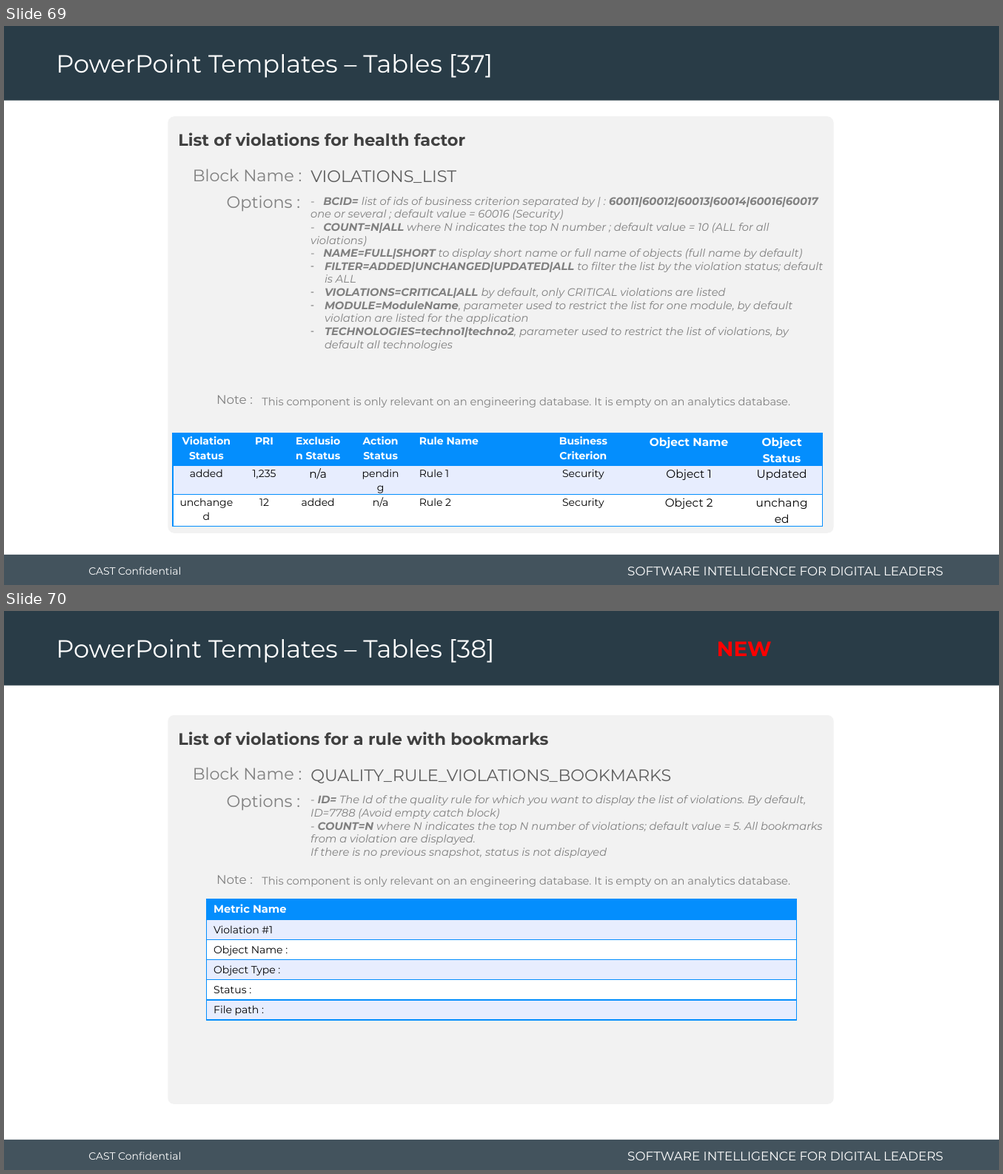
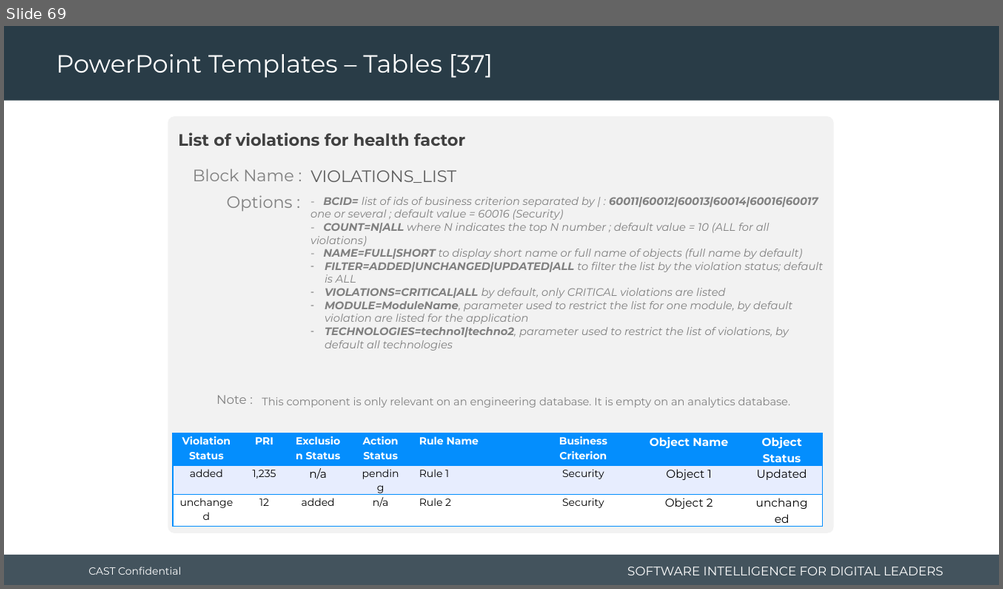
Before and after one commit to CAST-projects/ReportGenerator, a slide deck: CastReporting.Reporting/TemplatesFiles/1- Powerpoint-components-library.pptx. Shown one above the other, each under a label of ours: slides 69 and 70 before the commit, slide 69 after it. The pictures are 1003x1174 and 1003x589 pixels, drawn with LibreOffice and Linux fonts; fonts in the diff are those of the drawing; background and template pictures are left out. Boxes give left, top, right and bottom in pixels: in the first picture for what was removed or moved away, otherwise in the second. Text is boxed around its words. In the diff, an @@ line names an element or a change of style, - is before the commit and + after.

Commit message:
REPORTGEN-353 : fix issue with character \u001a in source code, and remove the bookmark templat in ppt library

```diff
--- a/CastReporting.Reporting/TemplatesFiles/1- Powerpoint-components-library.pptx
+++ b/CastReporting.Reporting/TemplatesFiles/1- Powerpoint-components-library.pptx
@@ slide 70 removed at (x1=4, y1=611, x2=999, y2=1170), background #FFFFFF; not listed: 4 template elements that a slide beside it also shows @@
@@ title removed at (x1=56, y1=639, x2=495, y2=663) @@
-PowerPoint Templates – Tables [38]
@@ text removed at (x1=717, y1=641, x2=771, y2=656) @@
-NEW
@@ group removed at (x1=168, y1=715, x2=834, y2=1105): 7 texts, 1 rounded rectangle @@
-List of violations for a rule with bookmarks
-QUALITY_RULE_VIOLATIONS_BOOKMARKS
-Block Name :
-- ID= The Id of the quality rule for which you want to display the list of violations. By default, ID=7788 (Avoid empty catch block)
-- COUNT=N where N indicates the top N number of violations; default value = 5. All bookmarks from a violation are displayed.
-If there is no previous snapshot, status is not displayed
-Options :
-This component is only relevant on an engineering database. It is empty on an analytics database.
-Note :
@@ table removed at (x1=206, y1=899, x2=797, y2=1019), 6 rows, 1 columns @@
-Metric Name
-Violation #1
-Object Name :
-Object Type :
-Status :
-File path :
```
Also in this commit, not shown: 1 other file.
